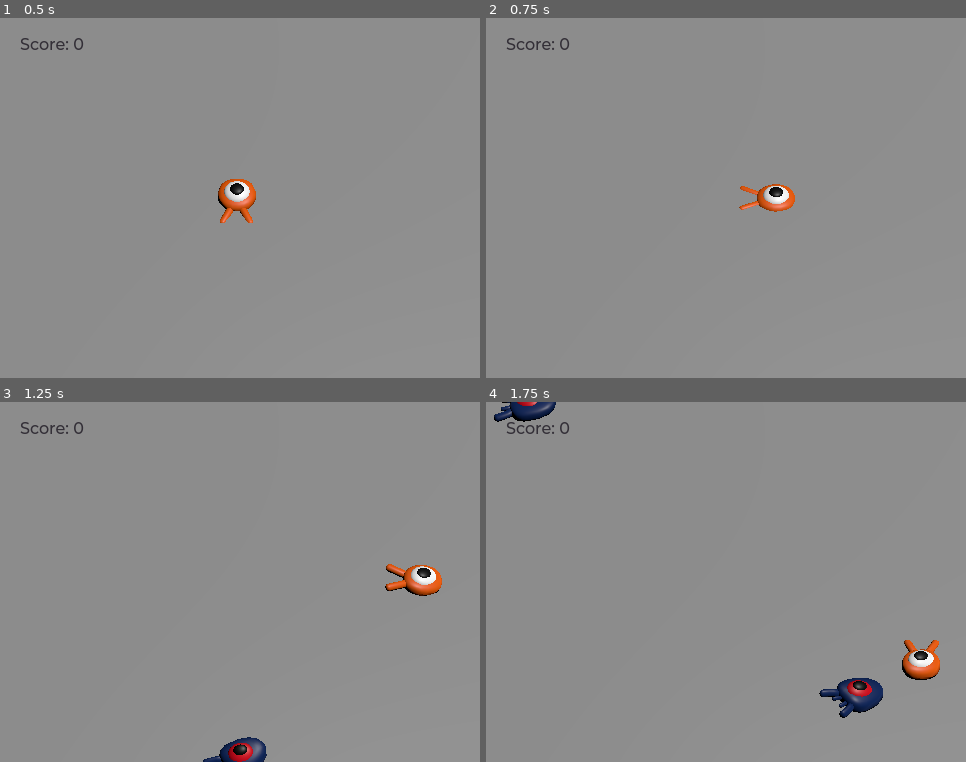
Above: before the commit, frames 1-4 (two rows, left to right).
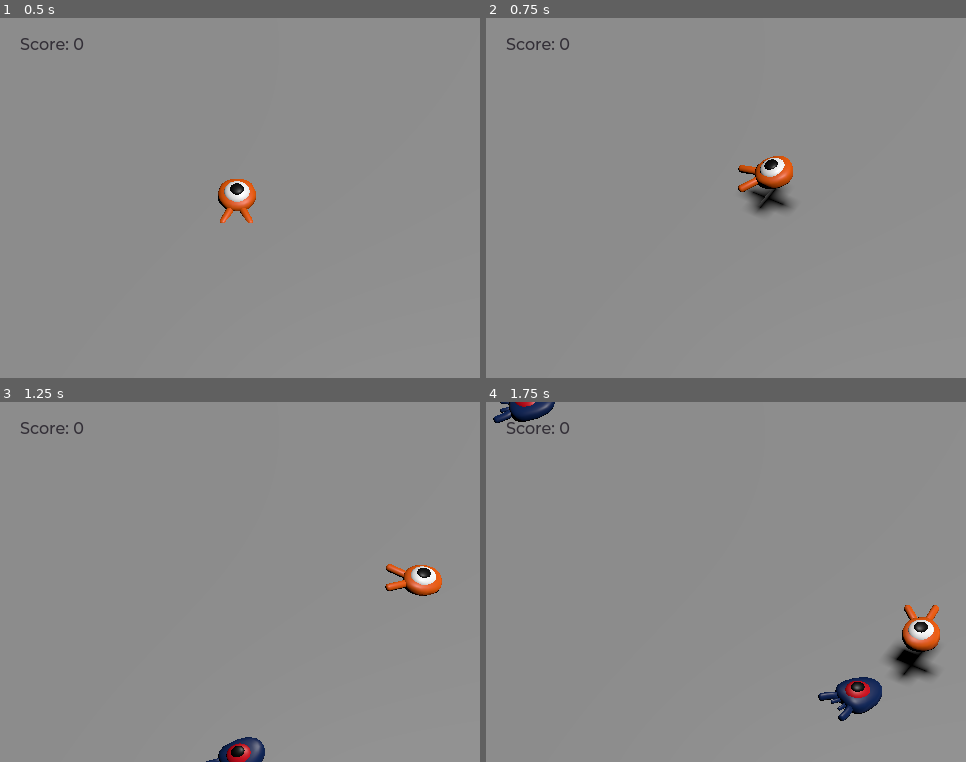
Above: after the commit, the same moments.

Repository: godotengine/godot-3d-dodge-the-creeps
Game: Godot game, scene res://Main.tscn
Same seed, same stepped clock (60 frames per second), same inputs: the game is played once before the commit and once after it.
Inputs:
- Up to frame 1 (0.5 s): no input
- Up to frame 2 (0.75 s): tap Enter (ui_accept) at 0.5 s; hold Right (move_right) from 0.53 s (still down); tap Space (jump) at 0.6 s
- Up to frame 3 (1.25 s): keep holding Right (move_right); tap Space (jump) at 0.77, 1.07 s
- Up to frame 4 (1.75 s): release Right (move_right) at 1.28 s; hold Down (move_back) from 1.28 s (still down); tap Space (jump) at 1.35, 1.52 s

Frame 1 is identical in both runs. In frame 2, 1.3% of the frame differs, in the area x 52-65%, y 38-55%; in frame 3, 0.2%; in frame 4, 2.1%, in the area x 1-95%, y 0-89%.

Commit message:
Fix `Player` jumping
Box 1

Diff:
--- a/dodge_the_creeps_3d/Player.gd
+++ b/dodge_the_creeps_3d/Player.gd
@@ -33,19 +33,20 @@
 	else:
 		$AnimationPlayer.speed_scale = 1
 
+	# Ground Velocity
 	target_velocity.x = direction.x * speed
 	target_velocity.z = direction.z * speed
 
-	# Jumping.
-	if is_on_floor() and Input.is_action_just_pressed("jump"):
-		target_velocity.y += jump_impulse
-
-	# We apply gravity every frame so the character always collides with the ground when moving.
-	# This is necessary for the is_on_floor() function to work as a body can always detect
-	# the floor, walls, etc. when a collision happens the same frame.
-	target_velocity.y -= fall_acceleration * delta
-	velocity = target_velocity
-	move_and_slide()
+	# Vertical Velocity
+	if is_on_floor():
+		# Jumping.
+		if Input.is_action_just_pressed("jump"):
+			target_velocity.y = jump_impulse
+	else: # If in the air, fall towards the floor. Literally gravity
+		# We apply gravity every frame so the character always collides with the ground when moving.
+		# This is necessary for the is_on_floor() function to work as a body can always detect
+		# the floor, walls, etc. when a collision happens the same frame.
+		target_velocity.y -= fall_acceleration * delta
 
 	# Here, we check if we landed on top of a mob and if so, we kill it and bounce.
 	# With move_and_slide(), Godot makes the body move sometimes multiple times in a row to
@@ -58,8 +59,11 @@
 			var mob = collision.get_collider()
 			if Vector3.UP.dot(collision.get_normal()) > 0.1:
 				mob.squash()
-				velocity.y = bounce_impulse
+				target_velocity.y = bounce_impulse
 
+	# Moving the Character
+	velocity = target_velocity
+	move_and_slide()
 	# This makes the character follow a nice arc when jumping
 	$Pivot.rotation.x = PI / 6 * velocity.y / jump_impulse
 
